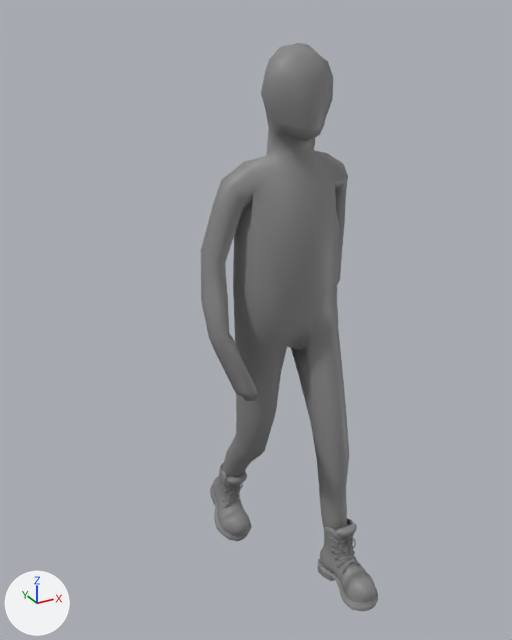
Two versions of the FBX model Assets/Art/Meshes and Textures/Kidnapper_Walk.fbx, one commit apart.
Rendered twice from a camera (50 mm lens) standing at (-1.215, -1.903, 2.039) and looking at (-0.097, 0.129, 1.023). Every picture has the same lights, and +X, +Y and +Z are marked at lower left. Vertices at the same position are counted once.
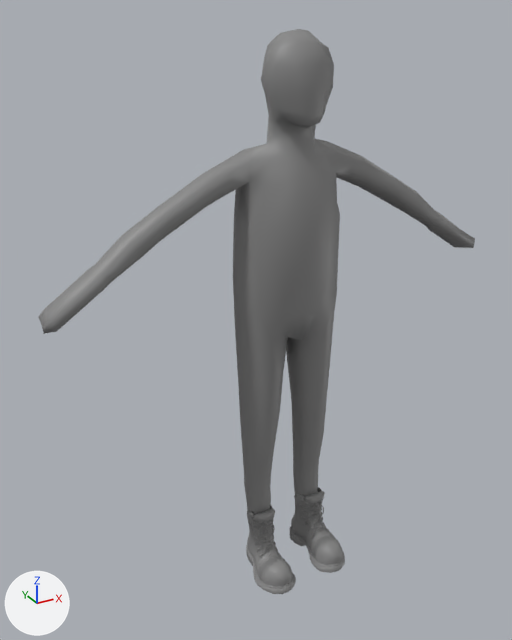
Pixel boxes [x1, y1, x2, y2] of what changed, in the pictures (512 x 640 px; the box of a moved part takes in the faces that stretch with it):
'Circle', reshaped (146% wider): before [201, 43, 378, 611]; after [38, 29, 475, 594]
part 1 of me_circle_004, moved or reshaped: before [332, 523, 360, 572]; after [301, 498, 328, 537]
part 2 of me_circle_004, moved or reshaped: before [317, 519, 378, 611]; after [289, 487, 345, 573]
part 3 of me_circle_004, moved or reshaped: before [222, 470, 246, 506]; after [251, 516, 278, 556]
part 4 of me_circle_004, moved or reshaped: before [210, 463, 252, 541]; after [246, 505, 296, 594]
part 5 of me_circle_004, moved or reshaped: before [201, 43, 349, 530]; after [38, 29, 475, 546]

The change, as a diff of the scene's bpy script:
```diff
--- a/Assets/Art/Meshes and Textures/Kidnapper_Walk.fbx.py
+++ b/Assets/Art/Meshes and Textures/Kidnapper_Walk.fbx.py
@@ me_circle_004 @@
 # used by ob_circle; location = (0.0, 0.0, 0.0); rotation_euler = (-1.571, 0.0, -3.142), in degrees (-90, 0, -180); scale = (-0.01, -0.01, -0.01)
-me_circle_004.from_pydata(...)  # 3796 vertices, 3628 faces; spans x -34.0..34.0, y -3.0..194.0, z -37.0..47.0
+me_circle_004.from_pydata(...)  # 3796 vertices, 3628 faces; spans x -85.0..85.0, y 0.0..198.0, z -15.0..19.0
+# me_circle_004 part 1: the loose piece of 695 vertices spanning x 6.0..17.0, y 8.0..23.0, z -24.0..-16.0 is moved by (0.0, 1.0, 22.0)
+# me_circle_004 part 2: the loose piece of 634 vertices spanning x 5.0..20.0, y -1.0..26.0, z -37.0..-8.0 is moved by (0.0, 1.0, 22.0)
+# me_circle_004 part 3: the loose piece of 695 vertices spanning x -17.0..-6.0, y 11.0..28.0, z 25.0..32.0 is turned 29 degrees about the x axis through its middle, then moved by (0.0, -3.0, -27.0)
+# me_circle_004 part 4: the loose piece of 634 vertices spanning x -20.0..-5.0, y -3.0..29.0, z 20.0..47.0 is turned 29 degrees about the x axis through its middle, then moved by (0.0, -5.0, -31.0)
+# me_circle_004 part 5: 578 of 3796 vertices moved; they spanned x -34.0..34.0, y 13.0..194.0, z -17.0..37.0 and now span x -85.0..85.0, y 9.0..198.0, z -6.0..19.0; mean shift (0.0, 4.0, -5.0); largest move (-23.0, 83.0, -2.0) -> (-84.0, 118.0, 15.0)
 me_circle_004.materials.append(mat_material_001)
```
